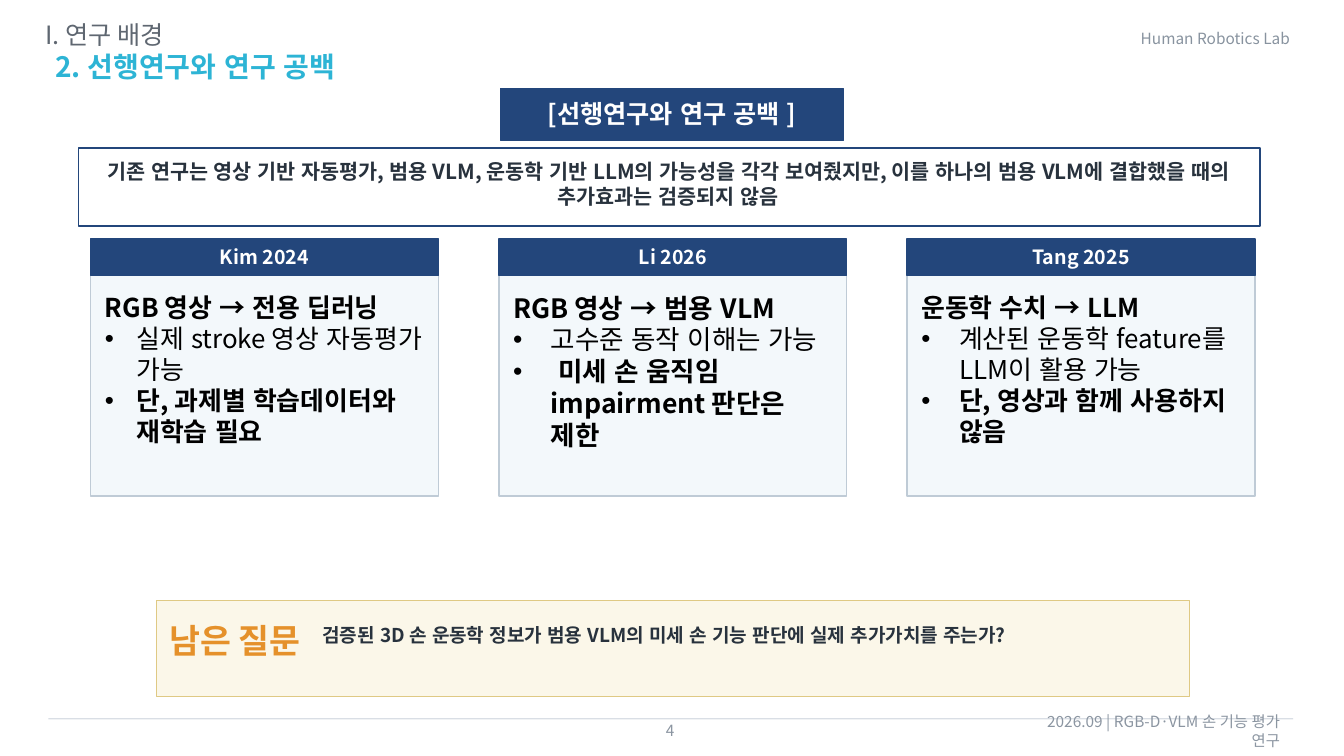
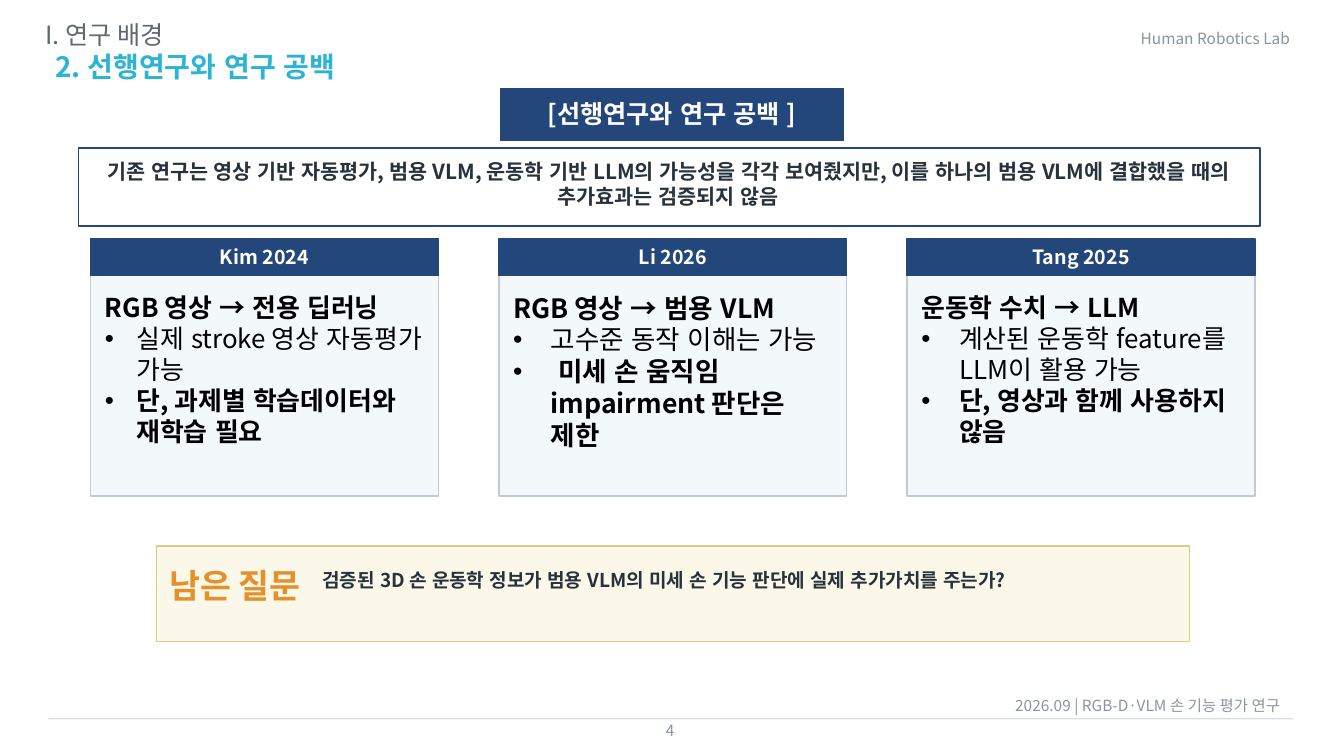
Before and after one commit to passtock/casstone, a slide deck: slide 4 of capstone/연구계획서22000561이재용0910.pptx. Drawn at 1344x756 pixels with LibreOffice and Linux fonts; fonts in the diff are those of the drawing. Boxes give left, top, right and bottom in pixels: in the first picture for what was removed or moved away, otherwise in the second. Text is boxed around its words. In the diff, an @@ line names an element or a change of style, - is before the commit and + after.

```diff
--- a/capstone/연구계획서22000561이재용0910.pptx
+++ b/capstone/연구계획서22000561이재용0910.pptx
@@ 2 texts, 1 rectangle moved together from (x1=156, y1=601, x2=1190, y2=697) to (x1=156, y1=546, x2=1190, y2=642) @@
@@ text "2026.09 | RGB-D·VLM 손 기능 ..." rewrapped from (x1=1047, y1=714, x2=1280, y2=747) to (x1=1015, y1=698, x2=1280, y2=712) @@
```
Also in this commit, not shown: 13 other slides changed.
